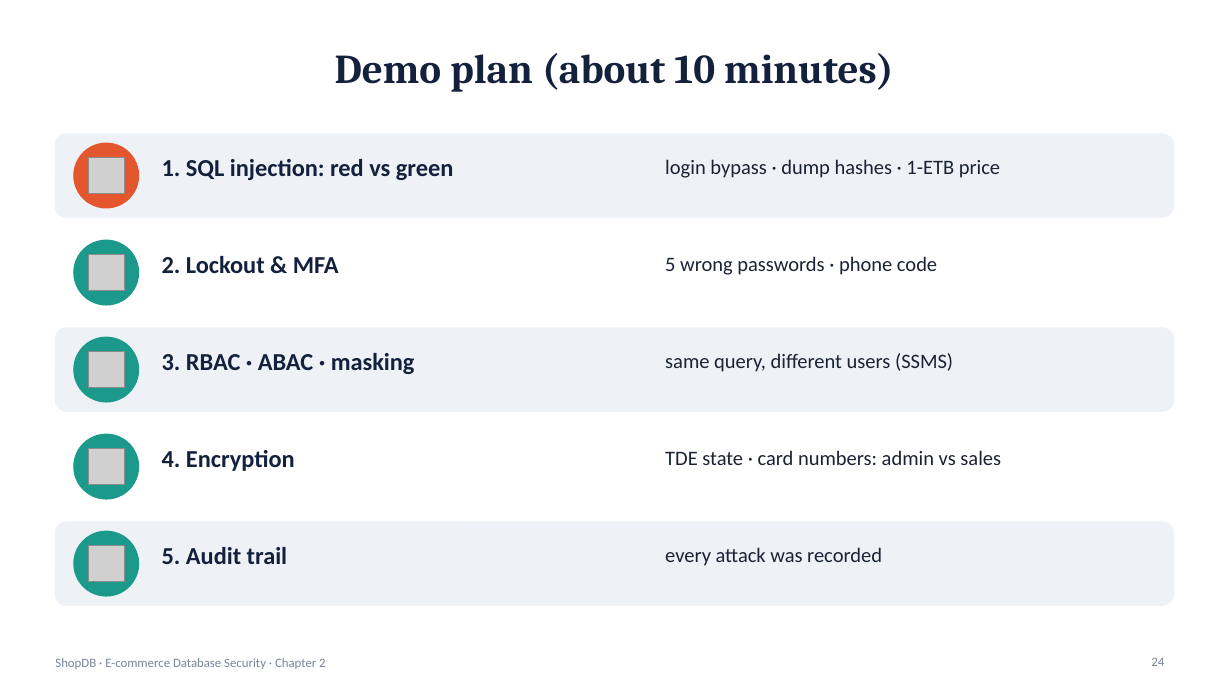
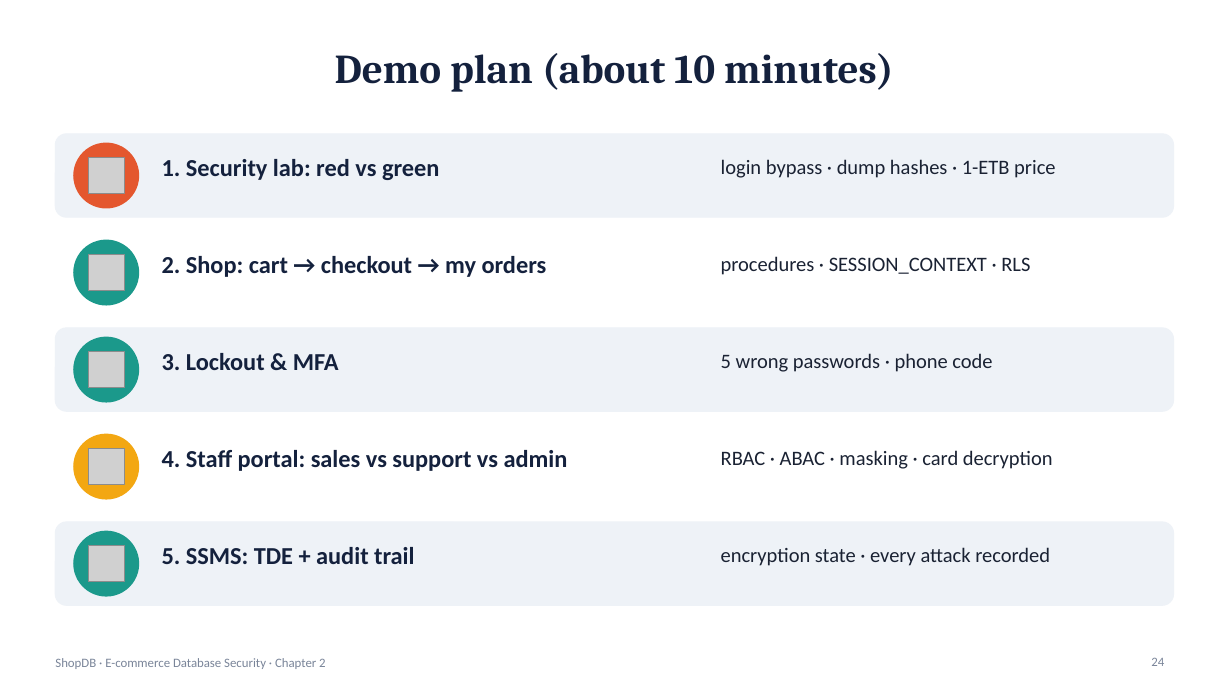
Before and after one commit to nebyu11/infinix-freefire-photobooth, a slide deck: slide 24 of db-security-ecommerce/presentation/DB_Security_Ecommerce.pptx. Drawn at 1232x693 pixels with LibreOffice and Linux fonts; fonts in the diff are those of the drawing; grey boxes stand for pictures. Boxes give left, top, right and bottom in pixels: in the first picture for what was removed or moved away, otherwise in the second. Text is boxed around its words. In the diff, an @@ line names an element or a change of style, - is before the commit and + after.

```diff
--- a/db-security-ecommerce/presentation/DB_Security_Ecommerce.pptx
+++ b/db-security-ecommerce/presentation/DB_Security_Ecommerce.pptx
@@ text at [162,159,439,180]: text changed @@
-1. SQL injection: red vs green
+1. Security lab: red vs green
@@ text "login bypass · dump hashes ...": place and size @@
-text "login bypass · dump hashes ..." at [665,159,1000,178]
+text "login bypass · dump hashes ..." at [721,159,1055,178]
@@ text at [162,256,547,277]: text changed @@
-2. Lockout & MFA
+2. Shop: cart → checkout → my orders
@@ text added at [721,256,1030,275], 16 pt, text #1A2233 @@
+procedures · SESSION_CONTEXT · RLS
@@ text at [162,353,339,370]: text changed @@
-3. RBAC · ABAC · masking
+3. Lockout & MFA
@@ text removed at [665,353,953,372] @@
-same query, different users (SSMS)
@@ text "5 wrong passwords · phone ...": place and size @@
-text "5 wrong passwords · phone ..." at [665,256,937,275]
+text "5 wrong passwords · phone ..." at [721,353,992,372]
@@ ellipse at [74,434,139,499]: fill #1B998B to #F3A712; outline #1B998B 1 pt to #F3A712 1 pt @@
@@ text at [162,450,568,471]: text changed @@
-4. Encryption
+4. Staff portal: sales vs support vs admin
@@ text at [721,450,1053,469]: text changed @@
-TDE state · card numbers: admin vs sales
+RBAC · ABAC · masking · card decryption
@@ text at [162,547,414,564]: text changed @@
-5. Audit trail
+5. SSMS: TDE + audit trail
@@ text at [721,547,1050,566]: text changed @@
-every attack was recorded
+encryption state · every attack recorded
```
Also in this commit, not shown: 7 other slides changed, 2 slides added, 57 other files.
